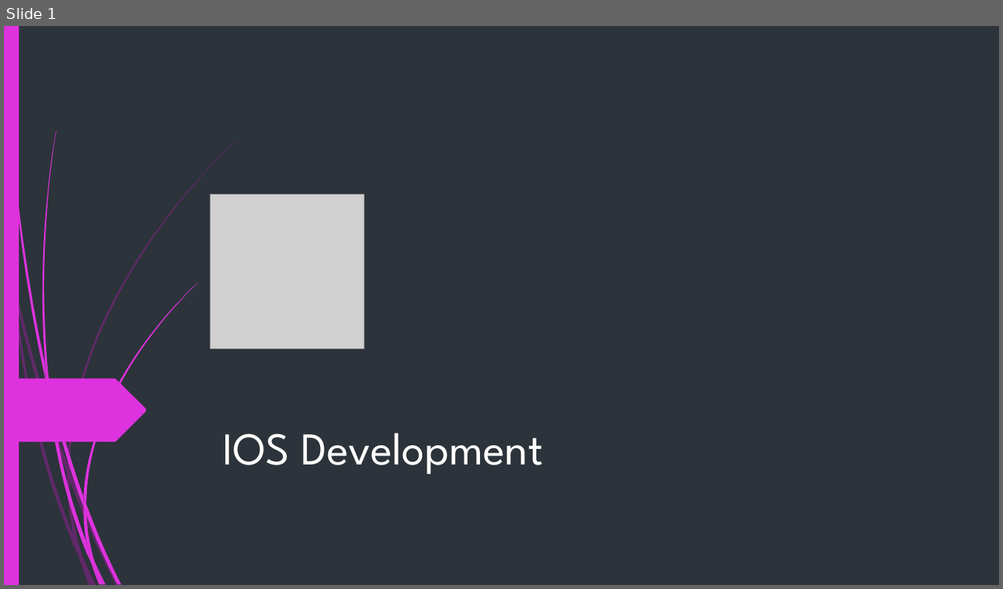
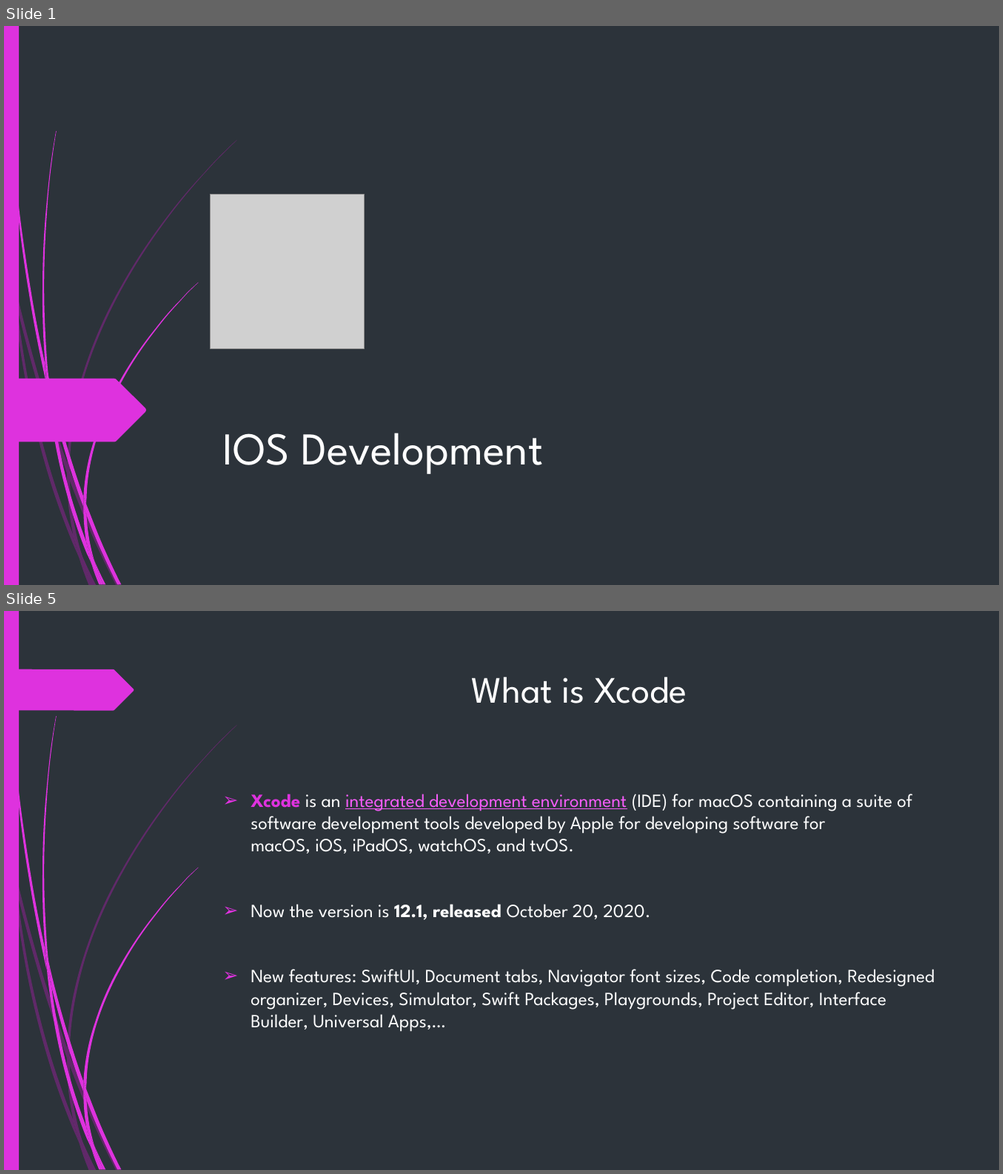
Before and after one commit to duy1998/ios-seminar, a slide deck: ios.pptx. Shown one above the other, each under a label of ours: slide 1 before the commit, slides 1 and 5 after it; the slides between them are not shown. The pictures are 1003x589 and 1003x1174 pixels, drawn with LibreOffice and Linux fonts; fonts in the diff are those of the drawing; grey boxes stand for pictures. Boxes give left, top, right and bottom in pixels: in the first picture for what was removed or moved away, otherwise in the second. Text is boxed around its words. In the diff, an @@ line names an element or a change of style, - is before the commit and + after.

```diff
--- a/ios.pptx
+++ b/ios.pptx
@@ slide 5 added at <box>4,611,999,1170</box>, background #2C333A; not listed: 23 template elements that a slide beside it also shows @@
@@ freeform shape added at <box>4,669,134,710</box>, fill #DE32DE @@
@@ title added at <box>471,677,686,703</box>, 36 pt, text #FFFFFF @@
+What is Xcode
@@ text added at <box>250,794,934,1032</box>, 18 pt, text #FFFFFF @@
+➢ Xcode is an integrated development environment (IDE) for macOS containing a suite of software development tools developed by Apple for developing software for macOS, iOS, iPadOS, watchOS, and tvOS.
+➢ Now the version is 12.1, released October 20, 2020.
+➢ New features: SwiftUI, Document tabs, Navigator font sizes, Code completion, Redesigned organizer, Devices, Simulator, Swift Packages, Playgrounds, Project Editor, Interface Builder, Universal Apps,…
```
Also in this commit, not shown: 2 slides changed, 1 other slide added.
